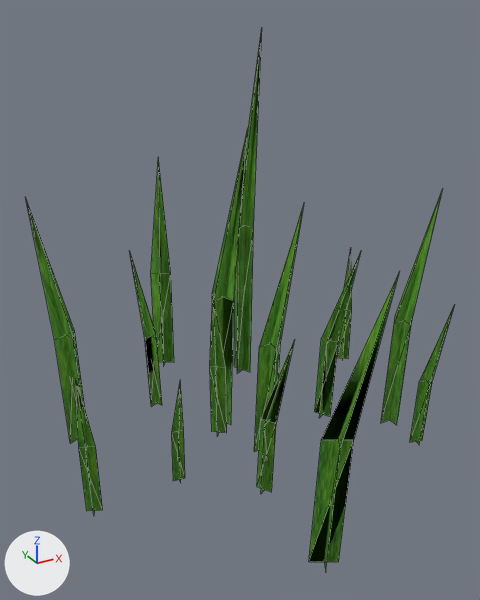
Renders of the FBX model MgaUnityProj/Assets/Fundament/BattleField/Artwork/Nature/Decorates/Grass_0_1.FBX from each side of a commit.
Both versions are drawn from a 50 mm lens placed at (-0.0164, -0.0296, 0.0221), pointed at (-0.0004, -0.0005, 0.0075). Arrows for +X, +Y and +Z are at lower left; the lights stay in place. Mesh edges are drawn as thin lines. Where no turn or scale is listed for an object, it has been applied to the vertices.

Names of what the first picture shows: 'NatureGrass'.
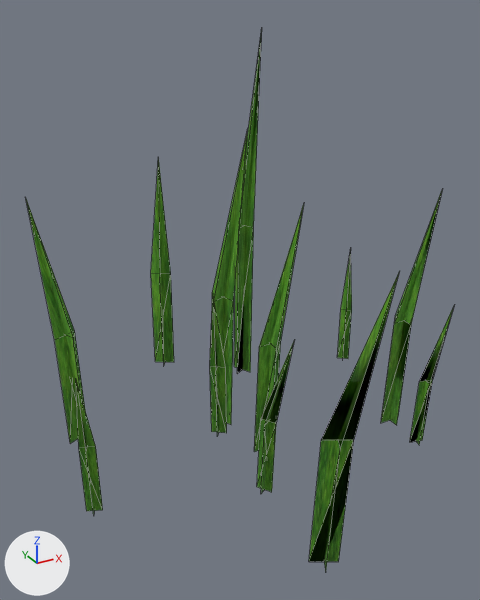
What the commit changed:
me_mesh is used by ob_naturegrass; location (0.0, -0.00007, 0.0).
Verts and faces of me_mesh; kept vertices keep their numbers, new ones are numbered from 135.
Before the commit, vertices of me_mesh: 9 (-0.0014, -0.0102, -0.0015), 11 (-0.0012, -0.0103, 0.0053), 12 (-0.0018, -0.0115, 0.0053) at pixel (340, 449).
me_mesh had 135 vertices, 90 faces and spanned x -0.0108..0.0108, y -0.0118..0.0122, z -0.0023..0.021.
me_mesh now has 108 vertices, 72 faces and spans x -0.0108..0.0108, y -0.0118..0.0122, z -0.0023..0.021.
me_mesh part 1: the loose piece of 9 vertices spanning x 0.0041..0.0055, y -0.0031..-0.0013, z -0.0006..0.0102 is deleted.
me_mesh part 2: the loose piece of 9 vertices spanning x -0.0061..-0.0055, y -0.0047..-0.0034, z -0.0002..0.0063 is deleted.
me_mesh part 3: the loose piece of 9 vertices spanning x -0.0046..-0.0035, y 0.0035..0.0052, z -0.0004..0.0093 is deleted.
Part 4, on me_mesh:
Faces deleted: (9, 11, 12).
New faces: (9, 12, 11).
Part 5, on me_mesh:
13 faces are deleted.
13 new faces join them.

What differs and where, as boxes [x1, y1, x2, y2] in the pictures (480 x 600 px; the box of a moved part takes in the faces that stretch with it):
part 1 of me_mesh, deleted (green): before [315, 252, 361, 418]
part 2 of me_mesh, deleted (green): before [172, 383, 185, 483]
part 3 of me_mesh, deleted (green): before [130, 254, 162, 406]
part 4 of me_mesh, moved or reshaped: [331, 442, 340, 499] in both
part 5 of me_mesh, moved or reshaped: [27, 130, 454, 449] in both
